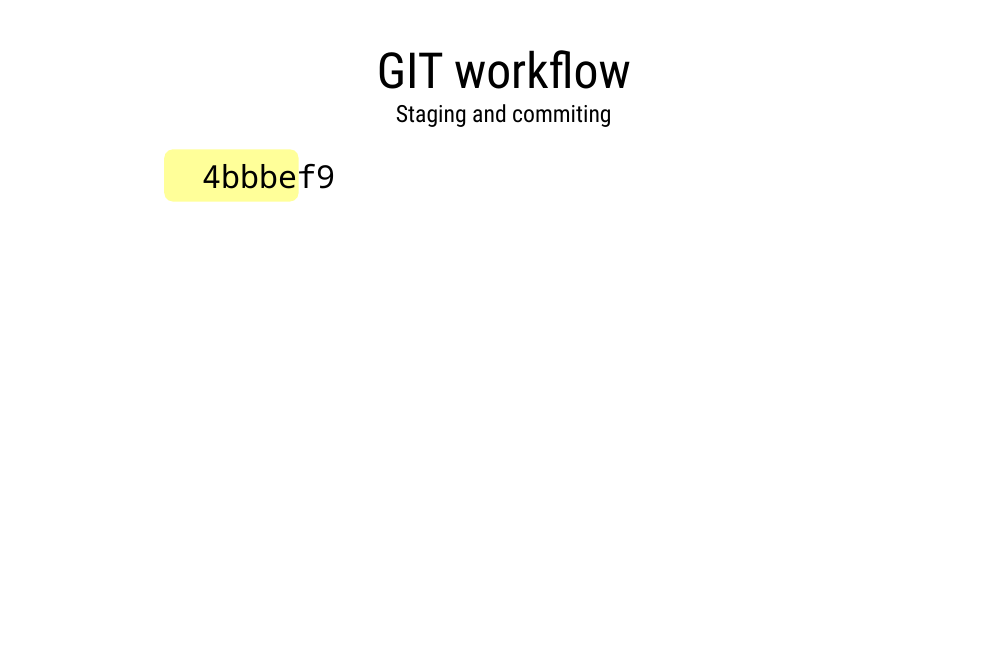
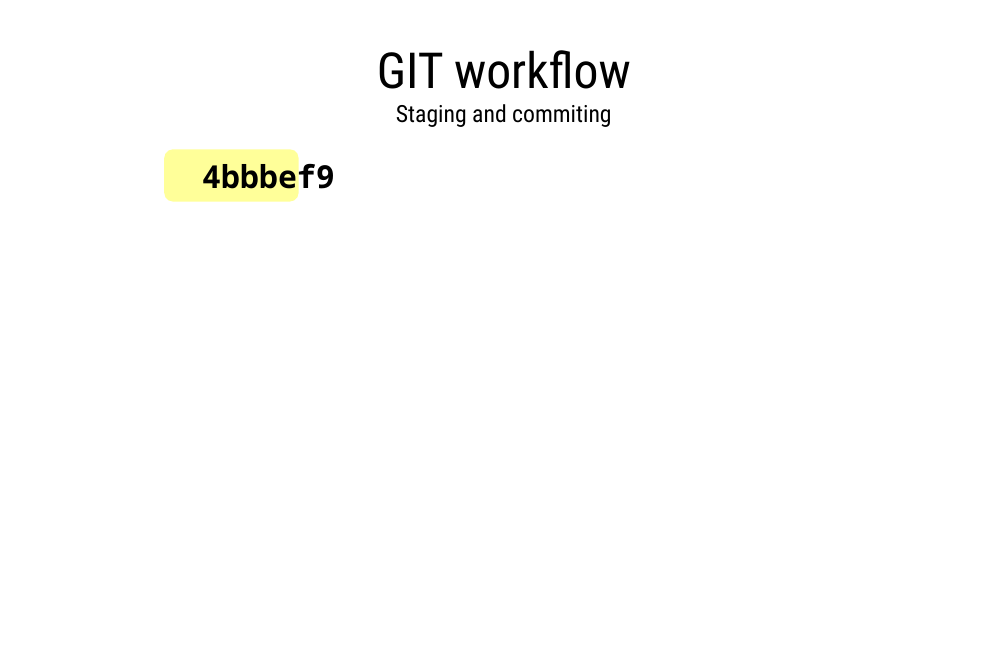
Before and after one commit to 9seconds/WTF-is-GIT-, a slide deck: slide 174 of wtf_is_git.odp. Drawn at 1008x672 pixels with LibreOffice and Linux fonts; fonts in the diff are those of the drawing. Boxes give left, top, right and bottom in pixels: in the first picture for what was removed or moved away, otherwise in the second. Text is boxed around its words. In the diff, an @@ line names an element or a change of style, - is before the commit and + after.

```diff
--- a/wtf_is_git.odp
+++ b/wtf_is_git.odp
@@ text "4bbbef9" at box(202, 159, 335, 197): bold on @@
```
Also in this commit, not shown: 5 other slides changed, 1 other file.
